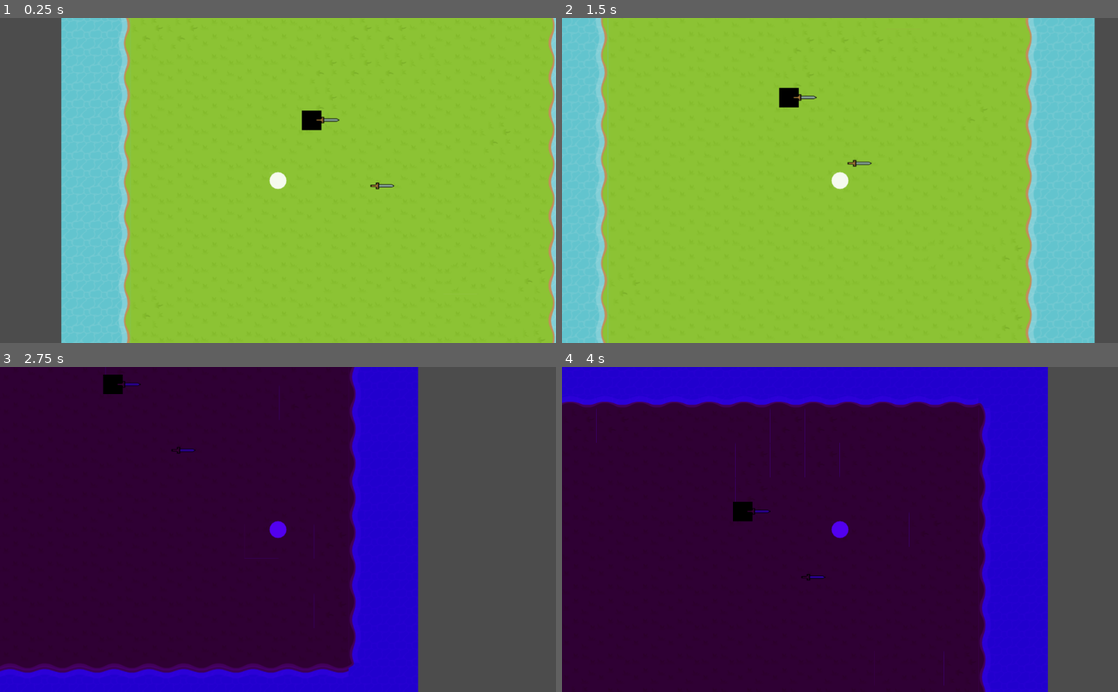
Above: before the commit, frames 1-4 (two rows, left to right).
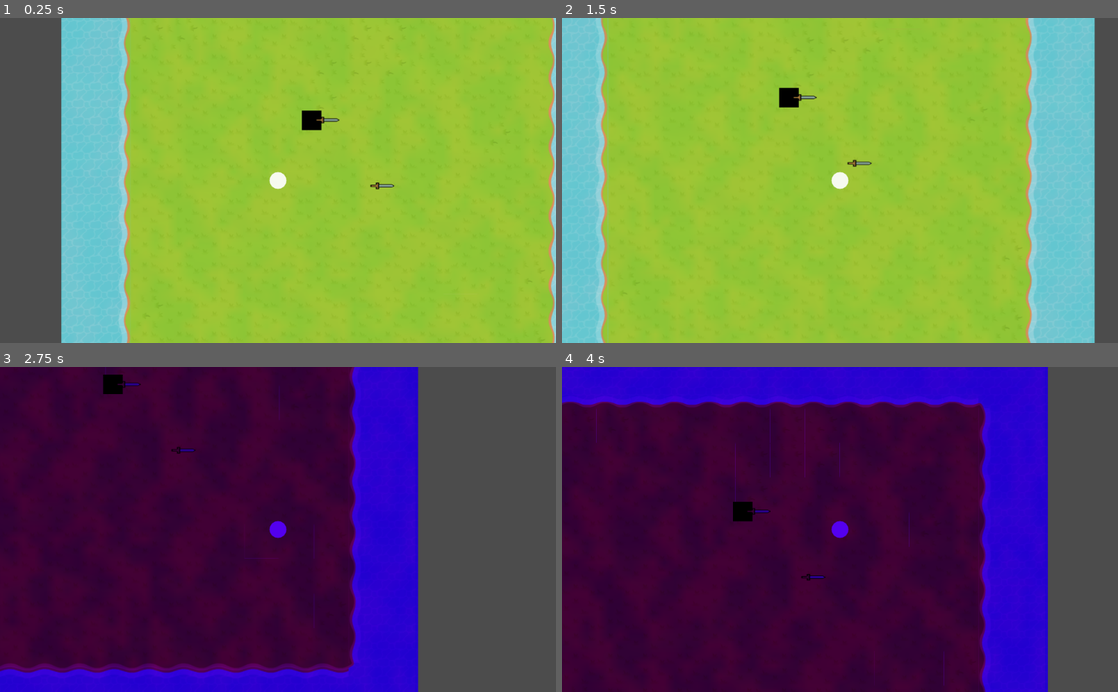
Above: after the commit, the same moments.

Repository: Abeardevil/half-dead-prince
Game: Godot game, scene res://src/levels/Level.tscn
Two runs of this game, one before a commit and one after it. Both use one fixed random seed, a clock stepped at 60 frames per second and the inputs below.
Inputs (mouse positions are in pixels of both pictures, inside the frame that each line leads up to):
- Up to frame 1 (0.25 s): no input
- Up to frame 2 (1.5 s): tap Enter at 0.5 s; move the mouse to (962, 164) at 0.52 s; hold D (move_right) 0.53-1.28 s; tap Q (drop) at 0.6 s; move the mouse to (728, 196) at 1.27 s; hold S (move_down) from 1.28 s (still down); tap E (equip) at 1.35 s
- Up to frame 3 (2.75 s): move the mouse to (333, 458) at 2.02 s; release S (move_down) at 2.03 s; hold D (move_right) from 2.03 s (still down); tap Space (swap_realms) at 2.1 s
- Up to frame 4 (4 s): move the mouse to (812, 594) at 2.77 s; release D (move_right) at 2.78 s; hold W (move_up) 2.78-3.53 s; tap Q (drop) at 2.85 s; move the mouse to (1006, 578) at 3.52 s; hold A (move_left) from 3.53 s (still down); tap E (equip) at 3.6 s

The runs differ from the first frame. In frame 1, less than 0.1% of the frame differs, in the area x 22-100%, y 5-100%; in frame 2, less than 0.1%; in frame 3, 0.1%, in the area x 2-64%, y 0-95%; in frame 4, less than 0.1%.

Commit message:
Did changes to lighting and abstracted weapons

Diff:
--- a/default_env.tres
+++ b/default_env.tres
@@ -1,7 +1,6 @@
-[gd_resource type="Environment" load_steps=2 format=2]
-
-[sub_resource type="ProceduralSky" id=1]
+[gd_resource type="Environment" format=2]
 
 [resource]
 background_mode = 2
-background_sky = SubResource( 1 )
+background_energy = 10.63
+ambient_light_sky_contribution = 0.0
--- a/src/actors/Black_Square.tscn
+++ b/src/actors/Black_Square.tscn
@@ -1,6 +1,7 @@
-[gd_scene load_steps=5 format=2]
+[gd_scene load_steps=6 format=2]
 
 [ext_resource path="res://src/actors/Black_Square.gd" type="Script" id=1]
+[ext_resource path="res://assets/light.png" type="Texture" id=2]
 
 [sub_resource type="RectangleShape2D" id=1]
 extents = Vector2( 18, 18 )
@@ -24,3 +25,8 @@
 [node name="Sprite" type="Sprite" parent="."]
 scale = Vector2( 0.36, 36 )
 texture = SubResource( 3 )
+
+[node name="Light2D" type="Light2D" parent="."]
+visible = false
+texture = ExtResource( 2 )
+offset = Vector2( 4, 0 )
--- a/src/actors/Player.tscn
+++ b/src/actors/Player.tscn
@@ -1,7 +1,11 @@
-[gd_scene load_steps=4 format=2]
+[gd_scene load_steps=8 format=2]
 
 [ext_resource path="res://src/actors/Player.gd" type="Script" id=1]
 [ext_resource path="res://assets/blackdot.png" type="Texture" id=2]
+[ext_resource path="res://assets/spot.png" type="Texture" id=3]
+[ext_resource path="res://assets/Gradient_in.png" type="Texture" id=4]
+[ext_resource path="res://assets/Gradient_in_and_out.png" type="Texture" id=5]
+[ext_resource path="res://assets/Gradient_out.png" type="Texture" id=6]
 
 [sub_resource type="CircleShape2D" id=1]
 
@@ -12,8 +16,64 @@
 script = ExtResource( 1 )
 
 [node name="blackdot" type="Sprite" parent="."]
-position = Vector2( 0.0416031, 0.194374 )
+z_index = 1
 texture = ExtResource( 2 )
+
+[node name="SpiritRealmGlow" type="Light2D" parent="."]
+visible = false
+texture = ExtResource( 3 )
+texture_scale = 2.5
+color = Color( 0.337255, 0, 1, 0.741176 )
+energy = 1.17
+mode = 2
+range_item_cull_mask = -2147483647
+
+[node name="In" type="Light2D" parent="."]
+visible = false
+texture = ExtResource( 4 )
+color = Color( 0.337255, 0, 1, 1 )
+energy = 0.34
+mode = 2
+range_item_cull_mask = -2147483647
+
+[node name="InAndOut" type="Light2D" parent="."]
+visible = false
+texture = ExtResource( 5 )
+color = Color( 0.337255, 0, 1, 1 )
+energy = 2.5
+mode = 2
+range_item_cull_mask = -2147483647
+
+[node name="Out" type="Light2D" parent="."]
+visible = false
+texture = ExtResource( 6 )
+texture_scale = 2.5
+color = Color( 0.337255, 0, 1, 1 )
+energy = 2.5
+mode = 2
+range_item_cull_mask = -2147483647
+
+[node name="LivingRealmGlow" type="Light2D" parent="."]
+visible = false
+texture = ExtResource( 3 )
+texture_scale = 2.0
+color = Color( 0.576471, 0.772549, 0.207843, 1 )
+range_item_cull_mask = -2147483647
+
+[node name="LivingRealmGlow Out" type="Light2D" parent="."]
+visible = false
+texture = ExtResource( 6 )
+texture_scale = 2.0
+color = Color( 0.576471, 0.772549, 0.207843, 1 )
+energy = 1.25
+range_item_cull_mask = -2147483647
+
+[node name="LivingRealmGlow In and Out" type="Light2D" parent="."]
+visible = false
+texture = ExtResource( 5 )
+color = Color( 0.576471, 0.772549, 0.207843, 1 )
+energy = 1.25
+range_item_cull_mask = -2147483647
 
 [node name="CollisionShape2D" type="CollisionShape2D" parent="."]
 scale = Vector2( 1.56, 1.56 )
--- a/src/levels/Level.tscn
+++ b/src/levels/Level.tscn
@@ -6,9 +6,21 @@
 [ext_resource path="res://src/levels/realm_filter.gd" type="Script" id=4]
 [ext_resource path="res://src/weapons/Sword.tscn" type="PackedScene" id=5]
 
-[node name="Level" type="Node2D"]
+[sub_resource type="OpenSimplexNoise" id=1]
+seed = 24
+period = 3.5
+
+[sub_resource type="NoiseTexture" id=2]
+width = 50
+height = 50
+as_normalmap = true
+bump_strength = 32.0
+noise = SubResource( 1 )
+
+[node name="Level" type="Node"]
 
 [node name="TileMap" type="TileMap" parent="."]
+light_mask = 513
 tile_set = ExtResource( 1 )
 collision_layer = 8
 collision_mask = 3
@@ -30,8 +42,17 @@
 [node name="Sword" parent="TileMap" instance=ExtResource( 5 )]
 position = Vector2( 584.726, 440.168 )
 
+[node name="Light2D" type="Light2D" parent="TileMap"]
+position = Vector2( 510.077, 480.104 )
+scale = Vector2( 3.60284, 3.37589 )
+texture = SubResource( 2 )
+texture_scale = 5.64
+color = Color( 1, 0.0941176, 0.0941176, 0.14902 )
+range_height = 1.0
+range_item_cull_mask = 512
+
 [node name="Realm_Filter" type="CanvasModulate" parent="."]
 visible = false
-light_mask = 0
+light_mask = -2147483648
 color = Color( 0.337255, 0, 1, 1 )
 script = ExtResource( 4 )
Binary file added: assets/Gradient_in.png
Not shown, added: assets/Gradient_in.png.import
Binary file added: assets/Gradient_in_and_out.png
Not shown, added: assets/Gradient_in_and_out.png.import
Not shown, added: assets/Gradient_in_and_out_.png.import
Binary file added: assets/Gradient_out.png
Not shown, added: assets/Gradient_out.png.import
Binary file added: assets/light - Copy.png
Not shown, added: assets/light - Copy.png.import
Binary file added: assets/light.png
Not shown, added: assets/light.png.import
Binary file added: assets/spot.png
(and 3 more such lines)
